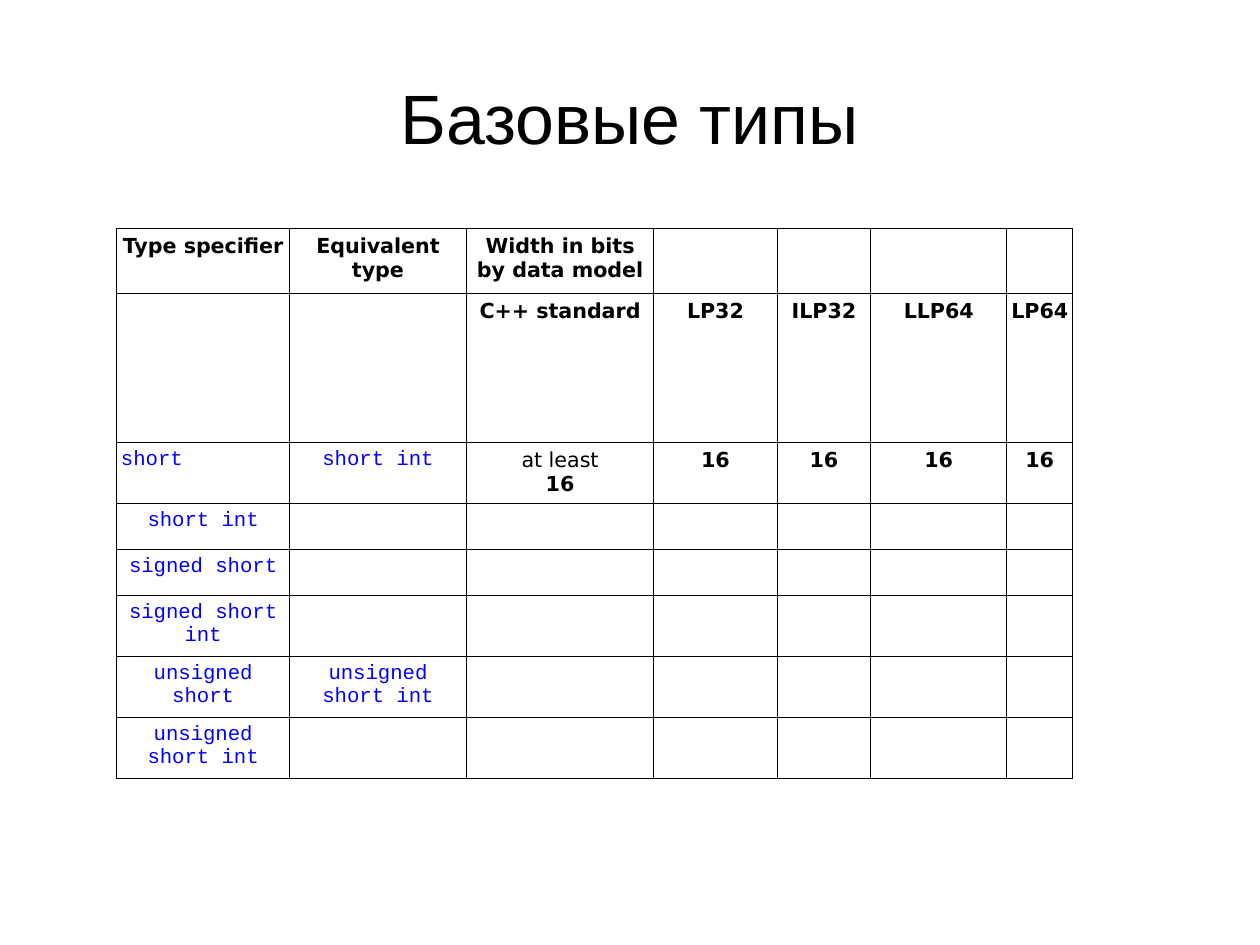
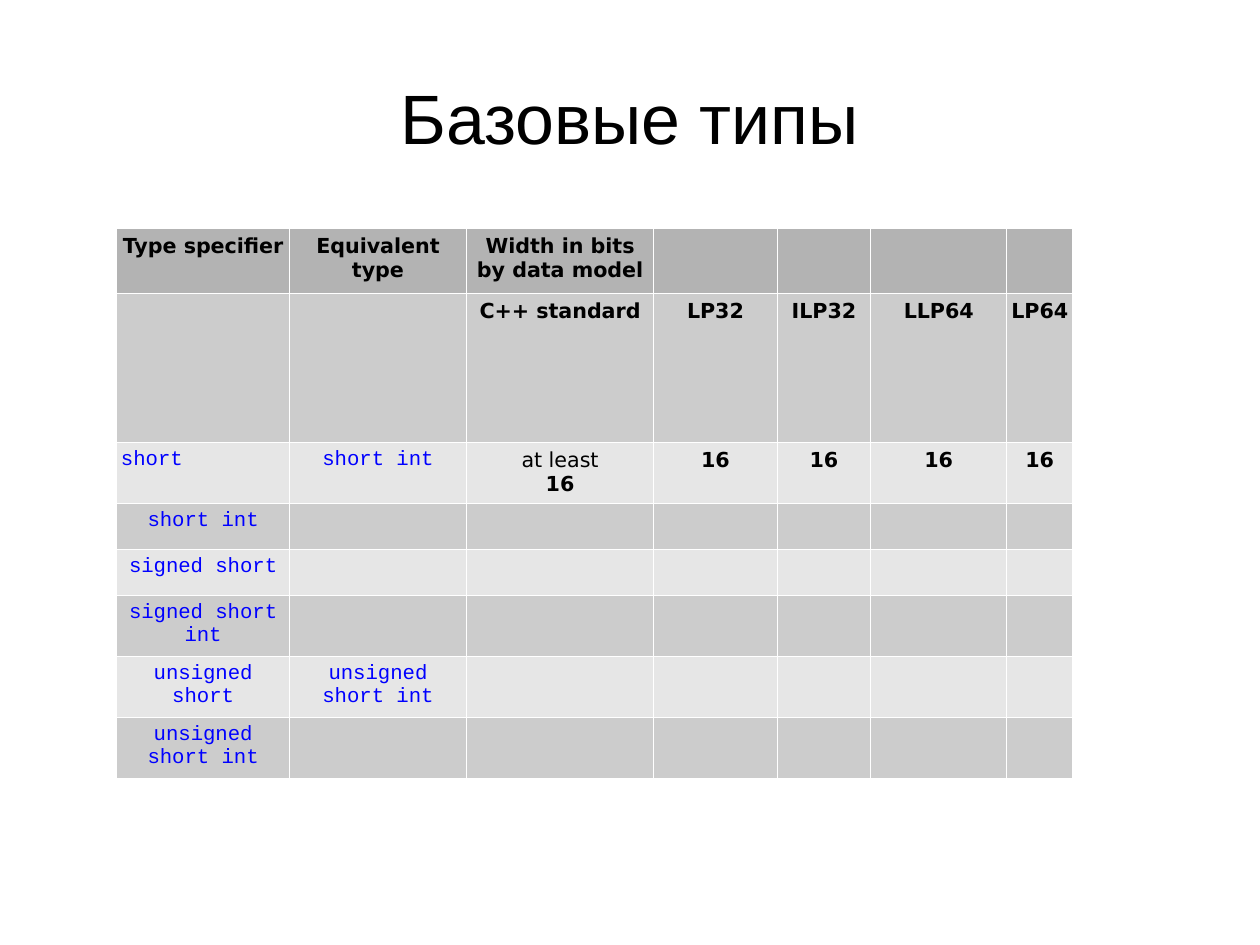
Before and after one commit to gritsulyak/School, a slide deck: slide 3 of 3/СPP_types_and_structs.odp. Drawn at 1260x945 pixels with LibreOffice and Linux fonts; fonts in the diff are those of the drawing. Boxes give left, top, right and bottom in pixels: in the first picture for what was removed or moved away, otherwise in the second. Text is boxed around its words. In the diff, an @@ line names an element or a change of style, - is before the commit and + after.

```diff
--- a/3/СPP_types_and_structs.odp
+++ b/3/СPP_types_and_structs.odp
@@ table at <box>117,229,1074,767</box> @@
@@ fill none to #B3B3B3 in 3 cells @@
@@ fill none to #CCCCCC in 8 cells @@
@@ fill none to #E6E6E6 in 10 cells @@
@@ borders changed @@
```
Also in this commit, not shown: 7 other slides changed, 3 other files.
